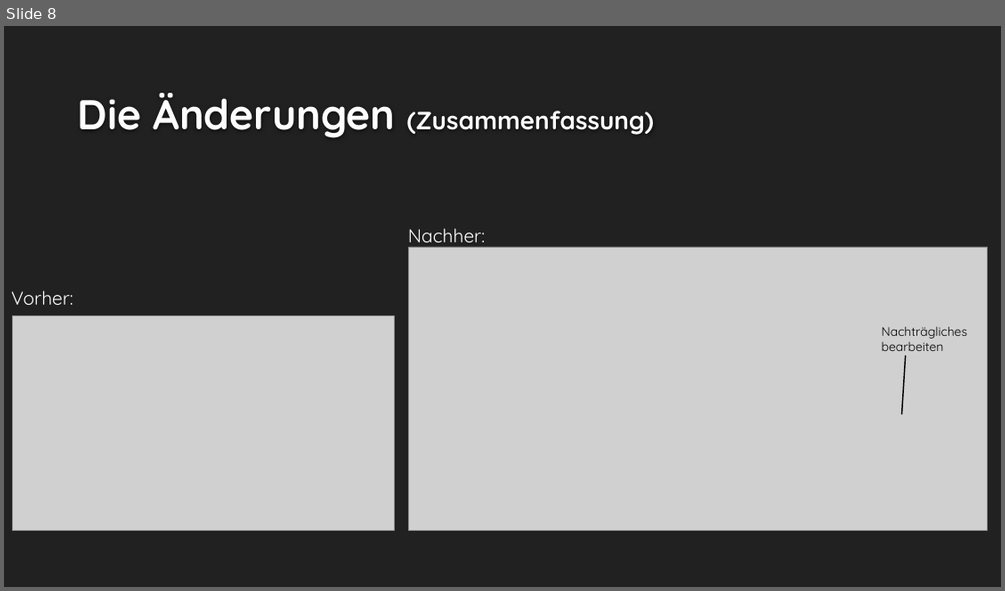
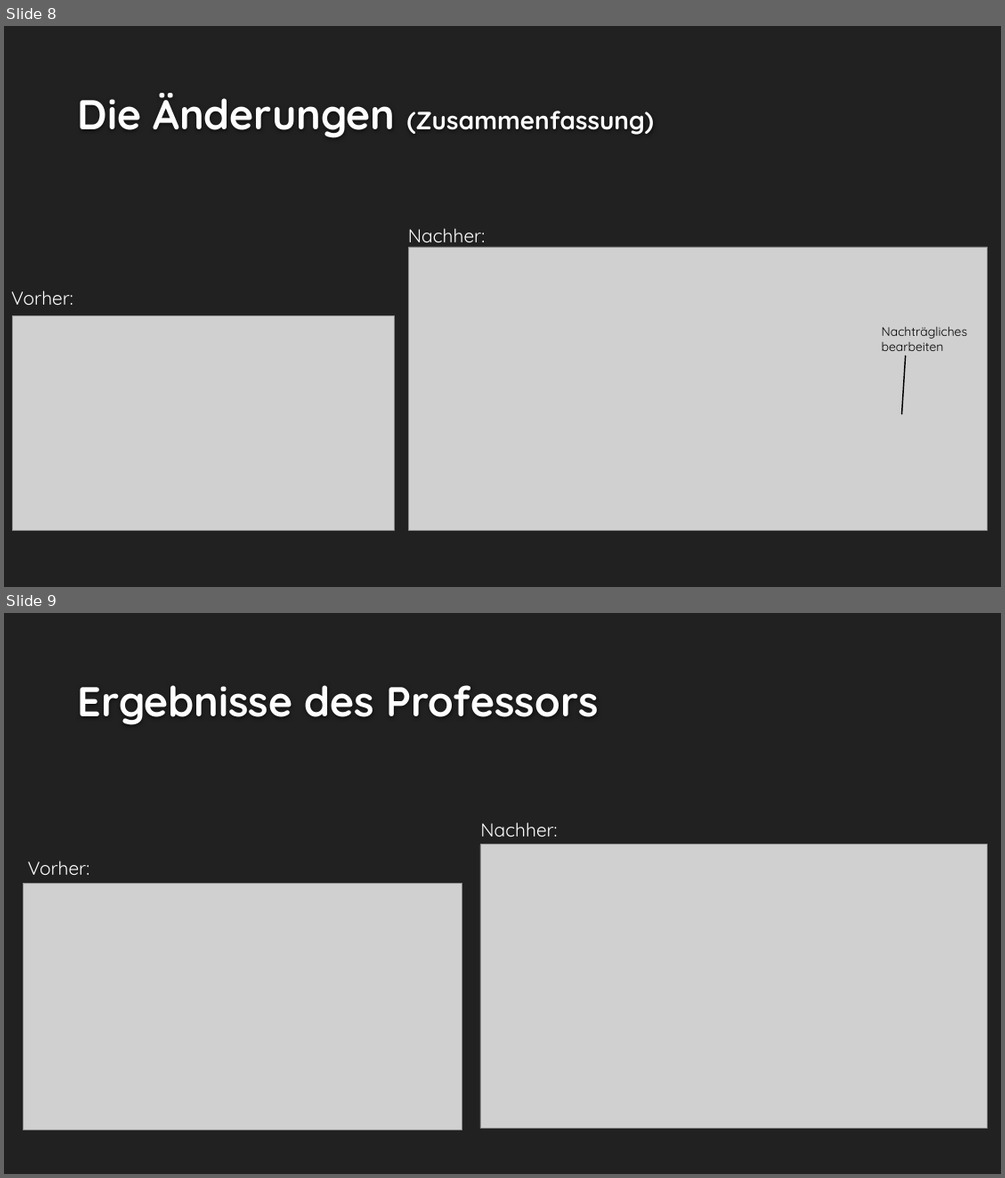
Before and after one commit to dasKamael/usability, a slide deck: Rate your Prof.pptx. Shown one above the other, each under a label of ours: slide 8 before the commit, slides 8 and 9 after it. The pictures are 1005x591 and 1005x1178 pixels, drawn with LibreOffice and Linux fonts; fonts in the diff are those of the drawing; grey boxes stand for pictures; background and template pictures are left out. Boxes give left, top, right and bottom in pixels: in the first picture for what was removed or moved away, otherwise in the second. Text is boxed around its words. In the diff, an @@ line names an element or a change of style, - is before the commit and + after.

```diff
--- a/Rate your Prof.pptx
+++ b/Rate your Prof.pptx
@@ slide 9 added at [4,613,1001,1174], background #212121 @@
@@ title added at [78,685,599,725], 40 pt, text #FEFEFE, bold @@
+Ergebnisse des Professors
@@ text added at [480,822,557,836], 18 pt, text #FFFFFF @@
+Nachher:
@@ picture added at [480,844,987,1127] @@
@@ text added at [28,860,90,875], 18 pt, text #FFFFFF @@
+Vorher:
@@ picture added at [24,883,461,1130] @@
```
Also in this commit, not shown: 2 slides changed, 1 other file.
